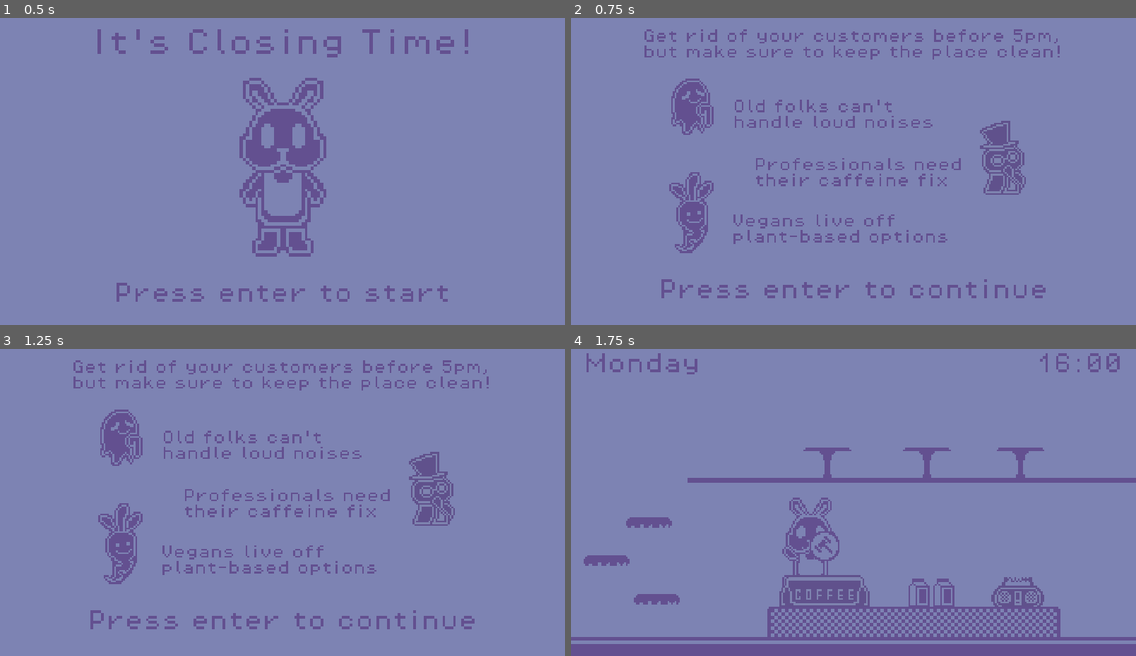
Above: before the commit, frames 1-4 (two rows, left to right).
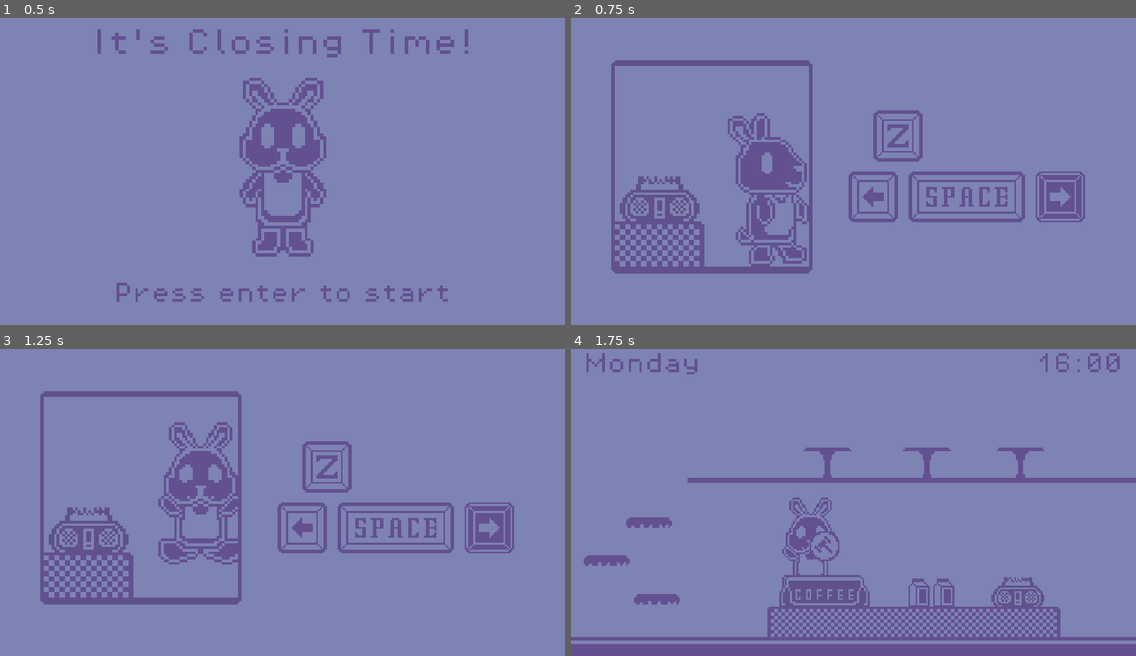
Above: after the commit, the same moments.

Repository: yndajas/1-bit-jam-2
Game: Godot game, scene res://scenes/menu.tscn
The game is run twice, just before and just after one commit, with the same random seed, the same clock (stepped at 60 frames per second) and the same inputs. Sound files missing from this copy of the repository are replaced by a short silence.
Inputs:
- Up to frame 1 (0.5 s): no input
- Up to frame 2 (0.75 s): tap Enter (continue) at 0.5, 0.6 s; hold Right (move_right) from 0.53 s (still down)
- Up to frame 3 (1.25 s): keep holding Right (move_right); tap Up (jump) at 0.77 s
- Up to frame 4 (1.75 s): keep holding Right (move_right); tap Enter (continue) at 1.25, 1.35 s; tap Up (jump) at 1.52 s

Frame 1 is identical in both runs. In frame 2, 17% of the frame differs, in the area x 7-91%, y 3-92%; in frame 3, 16%; in frame 4, nothing differs.

Commit message:
Reorder intro and tutorial scenes

Diff:
--- a/scripts/intro.gd
+++ b/scripts/intro.gd
@@ -3,6 +3,6 @@
 
 func _physics_process(_delta: float) -> void:
 	if Input.is_action_just_pressed("continue"):
-		Global.load_main_scene()
+		get_tree().change_scene_to_file("res://scenes/tutorial.tscn")
 	elif Input.is_action_just_pressed("exit"):
 		Global.load_menu_scene()
--- a/scripts/menu.gd
+++ b/scripts/menu.gd
@@ -9,6 +9,6 @@
 
 func _physics_process(_delta: float) -> void:
 	if Input.is_action_just_pressed("continue"):
-		get_tree().change_scene_to_file("res://scenes/tutorial.tscn")
+		get_tree().change_scene_to_file("res://scenes/intro.tscn")
 	elif Input.is_action_just_pressed("exit") and OS.has_feature("pc"):
 		get_tree().quit()
--- a/scripts/tutorial.gd
+++ b/scripts/tutorial.gd
@@ -9,7 +9,7 @@
 
 func _physics_process(_delta: float) -> void:
 	if Input.is_action_just_pressed("continue"):
-		get_tree().change_scene_to_file("res://scenes/intro.tscn")
+		Global.load_main_scene()
 	elif Input.is_action_just_pressed("exit"):
 		Global.load_menu_scene()
 
